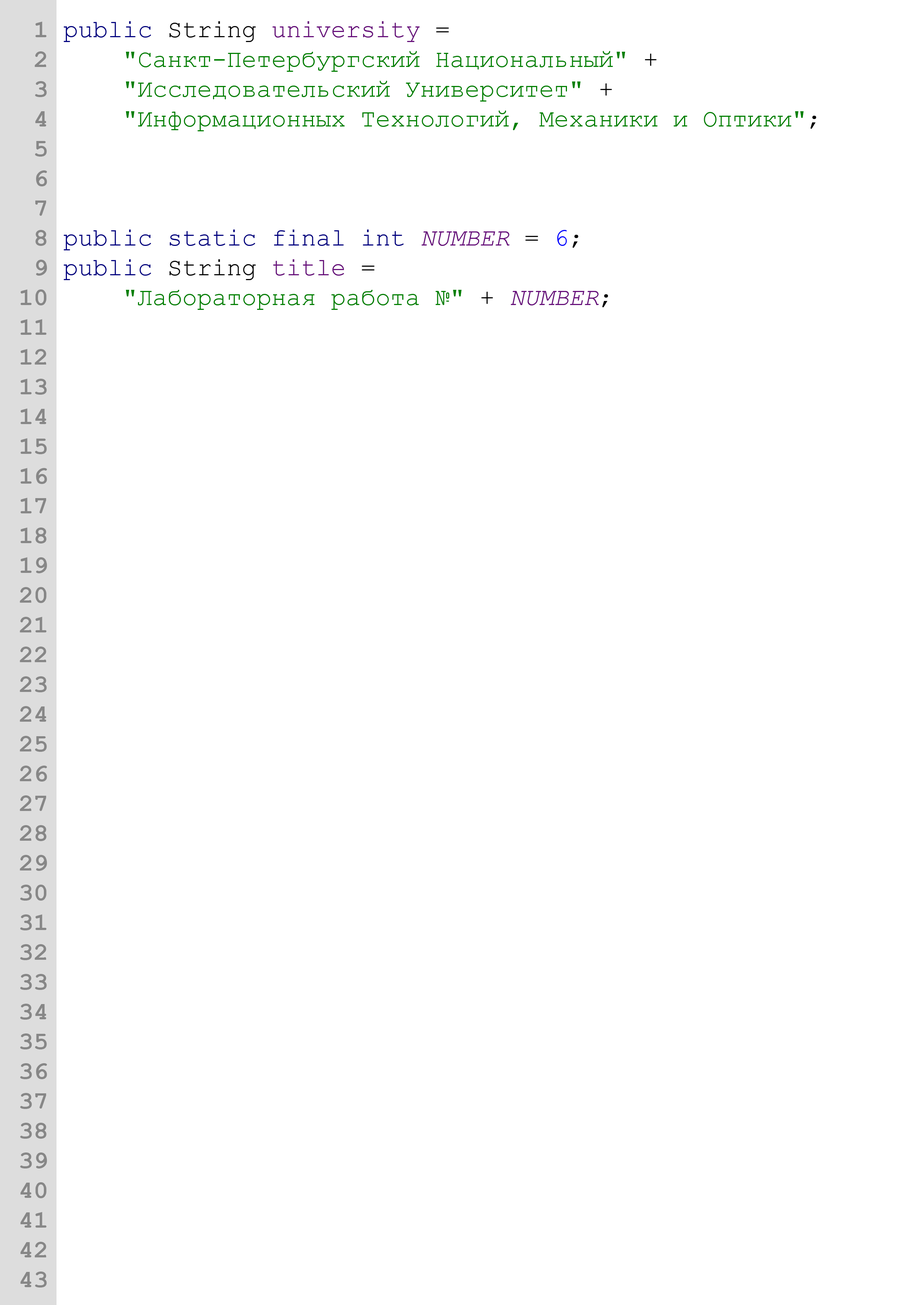
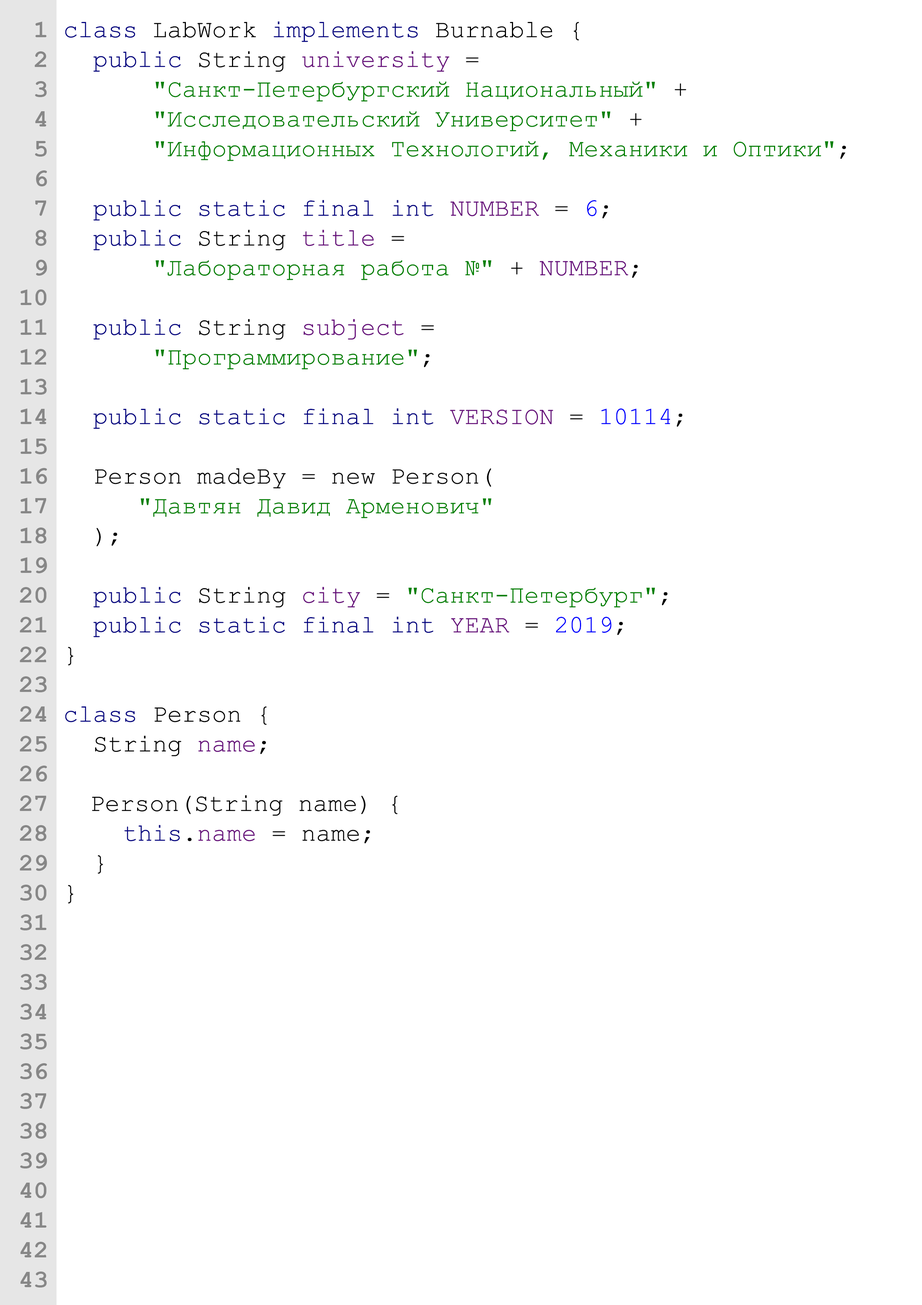
Layer changes from the first 922×1305 image to the second:
painted on "Прямоугольник 1" over <box>0,0,57,1305</box>
renamed "public String university = 'Санкт-Петербургский Национальн" to "class LabWork implements Burnable { public String university", painted on it over <box>63,21,847,904</box>
